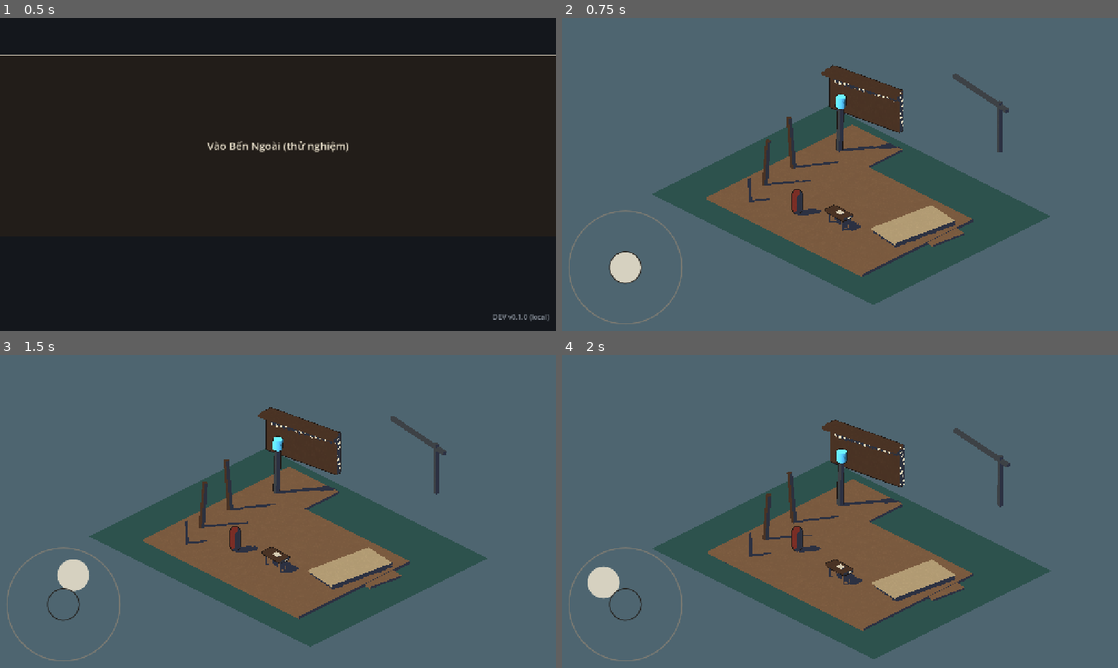
Above: before the commit, frames 1-4 (two rows, left to right).
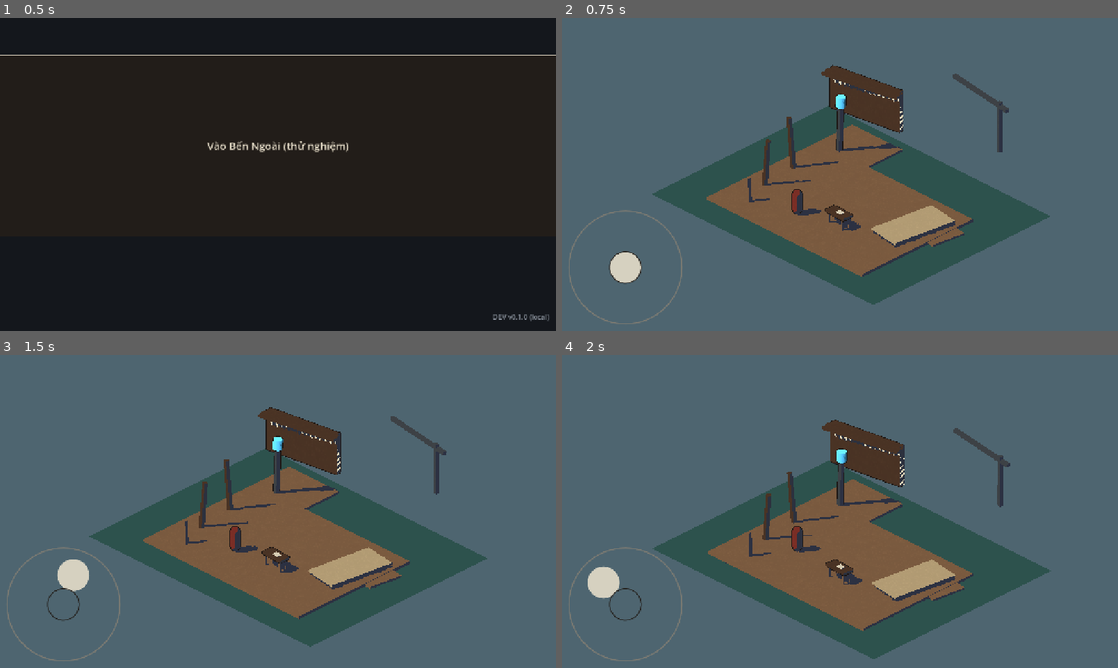
Above: after the commit, the same moments.

Repository: hieuphung41/game-shit
Game: Godot game, scene res://src/boot/boot.tscn
Two runs of this game, one before a commit and one after it. Both use one fixed random seed, a clock stepped at 60 frames per second and the inputs below.
Inputs (mouse positions are in pixels of both pictures, inside the frame that each line leads up to):
- Up to frame 1 (0.5 s): no input
- Up to frame 2 (0.75 s): click "Vào Bến Ngoài (thử nghiệm)" at 0.5 s
- Up to frame 3 (1.5 s): tap Enter at 1.25 s; drag from (61, 605) to (333, 442) at 1.27 s
- Up to frame 4 (2 s): no input

Frame 1 is identical in both runs. In frame 2, less than 0.1% of the frame differs, in the area x 48-62%, y 19-65%; in frame 3, less than 0.1%; in frame 4, less than 0.1%, in the area x 49-62%, y 25-70%.

Commit message:
TASK-20261106-76: Vệt đục trên TaxWall khu A thành nhát đục mép cứng, dài ngắn không đều (bỏ vẻ hàng chấm trang trí)
Đã thay WC-02 thành các nhát đục dài, đầu nhọn, lệch nhịp và khác độ dài; chỉ TaxWall/DeskTop opt-in, vật liệu cũ giữ output mặc định. Rubric: chưa chấm (chờ lookdev gate) · CẤM: none (source review).

Studio-Card: TASK-20261106-76
Studio-Agent: technical-artist

Diff:
--- a/game/art/shaders/toon_matte.gdshader
+++ b/game/art/shaders/toon_matte.gdshader
@@ -16,6 +16,11 @@
 // wider value so the individual gouge strokes survive the phone downsample.
 uniform float hatch_line_width : hint_range(0.04, 0.32) = 0.052;
 uniform float hatch_strength : hint_range(0.0, 0.90) = 0.34;
+// Defaults preserve the original broken-hatch pattern. Broad architectural
+// faces may opt in to hand-cut spacing and lengths without changing the
+// library materials that already use this shader.
+uniform float hatch_irregularity : hint_range(0.0, 1.0) = 0.0;
+uniform float hatch_dash_frequency : hint_range(0.20, 1.20) = 0.82;
 // Lighter materials cut toward ink; dark materials may cut toward paper so
 // their sparse relief remains distinct inside the indigo shadow band.
 uniform vec3 hatch_gouge_colour : source_color = vec3(0.121569, 0.101961, 0.090196);
@@ -61,17 +66,32 @@
 	// readable as a separate chisel pass rather than a texture fill.
 	float across = (plane.x + plane.y * 0.32) * density;
 	float along = (plane.y - plane.x * 0.32) * density;
-	// Every stroke uses a hard binary edge.  Its two ends narrow geometrically
-	// (not by alpha feathering), creating a cut-chisel tip at each uneven dash.
-	float dash_phase = fract(along * 0.82);
 	float row = floor(across);
-	float dash_start = mix(0.06, 0.22, hash21(vec2(row, row + 17.0)));
-	float dash_end = mix(0.66, 0.94, hash21(vec2(row + 31.0, row)));
+	float legacy_start = mix(0.06, 0.22, hash21(vec2(row, row + 17.0)));
+	float legacy_end = mix(0.66, 0.94, hash21(vec2(row + 31.0, row)));
+	float dash_frequency = mix(0.82, hatch_dash_frequency, hatch_irregularity);
+	float dash_coordinate = along * dash_frequency;
+	float dash_phase = fract(dash_coordinate);
+	float dash_index = floor(dash_coordinate);
+	// Each physical cut receives a different phase and length. The broad
+	// range (0.44..0.99 of a long interval) prevents decorative dot rows:
+	// the longest cut is at least twice the shortest before its pointed tips.
+	float cut_seed = hash21(vec2(row * 7.0 + 19.0, dash_index * 11.0 + 3.0));
+	float phase_seed = hash21(vec2(row * 13.0 + 5.0, dash_index * 17.0 + 29.0));
+	float cut_start = mix(0.01, 0.08, phase_seed);
+	float cut_length = mix(0.44, 0.99, cut_seed);
+	float cut_end = min(cut_start + cut_length, 0.99);
+	float dash_start = mix(legacy_start, cut_start, hatch_irregularity);
+	float dash_end = mix(legacy_end, cut_end, hatch_irregularity);
 	float dash = step(dash_start, dash_phase) * (1.0 - step(dash_end, dash_phase));
 	float distance_to_tip = min(dash_phase - dash_start, dash_end - dash_phase);
-	float tip = clamp(distance_to_tip / 0.16, 0.0, 1.0);
-	float stroke_half_width = hatch_line_width * mix(0.12, 1.0, tip);
-	float line = 1.0 - step(stroke_half_width, abs(fract(across) - 0.5));
+	float tip_span = min(0.16, (dash_end - dash_start) * 0.34);
+	float tip = clamp(distance_to_tip / max(tip_span, 0.001), 0.0, 1.0);
+	float stroke_half_width = hatch_line_width * tip;
+	// Jittered row centres only apply to the opt-in chisel treatment; a zero
+	// irregularity keeps the old evenly spaced hatch for every existing material.
+	float row_offset = (hash21(vec2(row + 41.0, row * 3.0 + 7.0)) - 0.5) * 0.52 * hatch_irregularity;
+	float line = 1.0 - step(stroke_half_width, abs(fract(across) - (0.5 + row_offset)));
 	return line * dash;
 }
 
--- a/game/src/world/zone_a_outer_pier.tscn
+++ b/game/src/world/zone_a_outer_pier.tscn
@@ -36,8 +36,10 @@
 shader_parameter/paper_speckle_density = 4.0
 shader_parameter/hatch_enabled = true
 shader_parameter/hatch_density = 2.6
-shader_parameter/hatch_line_width = 0.22
+shader_parameter/hatch_line_width = 0.2
 shader_parameter/hatch_strength = 0.9
+shader_parameter/hatch_irregularity = 1.0
+shader_parameter/hatch_dash_frequency = 0.33
 shader_parameter/hatch_gouge_colour = Color(0.92549, 0.890196, 0.811765, 1)
 
 [sub_resource type="ShaderMaterial" id="WoodBroadPrint"]
--- a/game/tests/unit/test_art_library.gd
+++ b/game/tests/unit/test_art_library.gd
@@ -63,7 +63,10 @@
 	t.ok("triplanar_paper" in code, "paper grain is triplanar and world-space")
 	t.ok("paper_fiber_scale" in code and "paper_speckle_density" in code, "paper grain has fibre and speckle controls")
 	t.ok("hatch_enabled" in code and "hatch_density" in code and "hatch_line_width" in code and "hatch_gouge_colour" in code, "hatch can be enabled, coloured, and tuned per material")
-	t.ok("along * 0.82" in code, "hatch uses long broken gouge segments instead of grain-sized dashes")
+	t.ok("hatch_irregularity : hint_range(0.0, 1.0) = 0.0" in code, "new hand-cut variation defaults to the legacy hatch output")
+	t.ok("hatch_dash_frequency : hint_range(0.20, 1.20) = 0.82" in code, "new gouge cadence defaults to the legacy hatch spacing")
+	t.ok("float cut_length = mix(0.44, 0.99, cut_seed);" in code, "opt-in gouges span at least a two-to-one length range")
+	t.ok("float row_offset" in code and "0.52 * hatch_irregularity" in code, "opt-in gouges have irregular row spacing rather than a decorative grid")
 	t.ok("(1.0 - lit)" in code, "hatch is limited to the shadow band")
 	t.ok("vec3 srgb_to_linear(vec3 colour)" in code, "toon shader explicitly linearises sRGB colour uniforms for light()")
 	t.ok("srgb_to_linear(shadow_indigo.rgb)" in code and "srgb_to_linear(hatch_gouge_colour)" in code, "shadow indigo and hatch gouges share ALBEDO's linear space in GL Compatibility")
--- a/game/tests/unit/test_world_zone_a_outer_pier.gd
+++ b/game/tests/unit/test_world_zone_a_outer_pier.gd
@@ -106,6 +106,9 @@
 		t.eq(desk_material.get_shader_parameter("paper_grain_strength"), 0.05, "Dispatch desk keeps the five percent printed modulation")
 		t.eq(desk_material.get_shader_parameter("hatch_enabled"), true, "Dispatch desk carries sparse shadow gouges")
 		t.eq(desk_material.get_shader_parameter("hatch_density"), 2.6, "Dispatch desk gouges remain spaced for a phone frame")
+		t.eq(desk_material.get_shader_parameter("hatch_line_width"), 0.2, "Dispatch desk keeps its hand cuts narrow enough to read as long strokes")
+		t.eq(desk_material.get_shader_parameter("hatch_irregularity"), 1.0, "Dispatch desk opts into irregular hand-cut gouges")
+		t.eq(desk_material.get_shader_parameter("hatch_dash_frequency"), 0.33, "Dispatch desk uses long gouge strokes, not dot cadence")
 		t.ok(desk_material.next_pass is ShaderMaterial, "Dispatch desk uses the priority ink outline")
 	var tax_wall := world.get_node_or_null("SilhouetteE/TaxWall") as MeshInstance3D
 	var tax_wall_material := tax_wall.material_override as ShaderMaterial if tax_wall != null else null
@@ -115,6 +118,9 @@
 		t.eq(tax_wall_material.get_shader_parameter("hatch_enabled"), true, "Tax wall restricts pale gouges to its indigo shadow")
 		var gouge_colour := tax_wall_material.get_shader_parameter("hatch_gouge_colour") as Color
 		t.eq(gouge_colour.to_html(false).to_upper(), "ECE3CF", "Tax wall gouges lift only the dark shadow band with paper colour")
+		t.eq(tax_wall_material.get_shader_parameter("hatch_line_width"), 0.2, "Tax wall cuts remain narrow against their long run")
+		t.eq(tax_wall_material.get_shader_parameter("hatch_irregularity"), 1.0, "Tax wall uses independent chisel cuts, not repeated hatch rows")
+		t.eq(tax_wall_material.get_shader_parameter("hatch_dash_frequency"), 0.33, "Tax wall gouges stay long at game scale")
 	t.ok(world.get_node_or_null("SilhouetteE/TaxWall/TaxWallEave") is MeshInstance3D, "Tax wall eave casts the broad shadow band for gouges")
 	var beacon_stem := world.get_node_or_null("BeaconA/BeaconStem") as MeshInstance3D
 	var beacon_lantern := world.get_node_or_null("BeaconA/BeaconLantern") as MeshInstance3D
@@ -123,3 +129,30 @@
 	world.queue_free()
 	await t.tree.process_frame
 	return true
+
+
+func test_zone_a_priority_fixture_transforms_remain_locked_for_task_75(t) -> bool:
+	var scene := load(SCENE_PATH) as PackedScene
+	if not t.ok(scene != null, "Zone A scene loads for priority-fixture transform locks"):
+		return true
+	var world := scene.instantiate() as Node3D
+	t.tree.root.add_child(world)
+	await t.tree.process_frame
+	var dispatch_desk := world.get_node_or_null("DispatchDesk") as Node3D
+	var beacon := world.get_node_or_null("BeaconA") as Node3D
+	var extract_pier := world.get_node_or_null("ExtractPierA") as Node3D
+	t.ok(dispatch_desk != null, "DispatchDesk remains named for TASK-75")
+	t.ok(beacon != null, "BeaconA remains named for TASK-75")
+	t.ok(extract_pier != null, "ExtractPierA remains named for TASK-75")
+	if dispatch_desk != null:
+		t.eq(dispatch_desk.position, Vector3(1.45, 0.0, 1.55), "DispatchDesk keeps the TASK-75 position")
+		t.eq(Vector3(roundf(dispatch_desk.rotation_degrees.x), roundf(dispatch_desk.rotation_degrees.y), roundf(dispatch_desk.rotation_degrees.z)), Vector3(0.0, -3.0, 0.0), "DispatchDesk keeps the TASK-75 rotation")
+	if beacon != null:
+		t.eq(beacon.position, Vector3(-5.25, 0.0, -5.2), "BeaconA keeps the TASK-75 position")
+		t.eq(Vector3(roundf(beacon.rotation_degrees.x), roundf(beacon.rotation_degrees.y), roundf(beacon.rotation_degrees.z)), Vector3(0.0, 3.0, -2.0), "BeaconA keeps the TASK-75 rotation")
+	if extract_pier != null:
+		t.eq(extract_pier.position, Vector3(-4.75, 0.0, -5.1), "ExtractPierA keeps the TASK-75 position")
+		t.eq(extract_pier.rotation_degrees, Vector3.ZERO, "ExtractPierA keeps the TASK-75 rotation")
+	world.queue_free()
+	await t.tree.process_frame
+	return true
